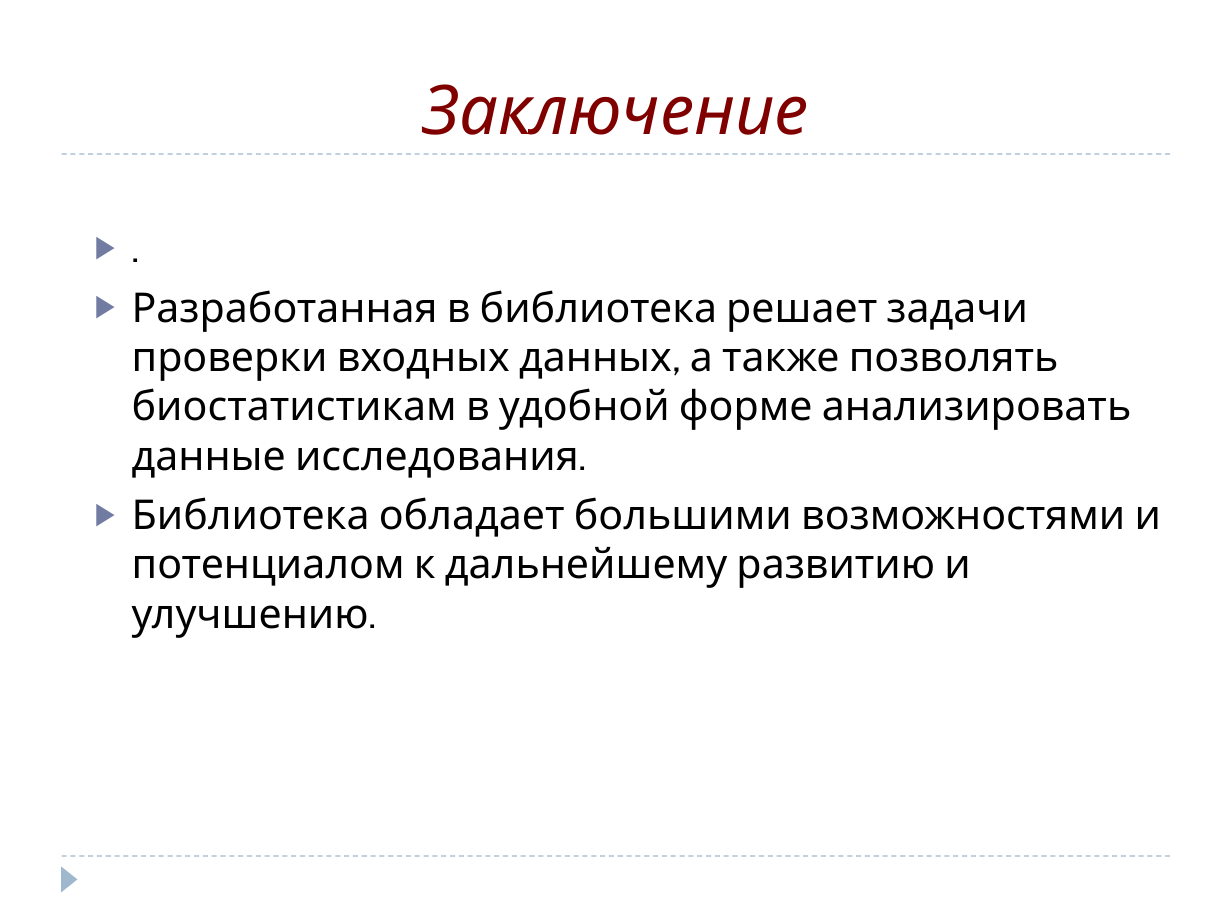
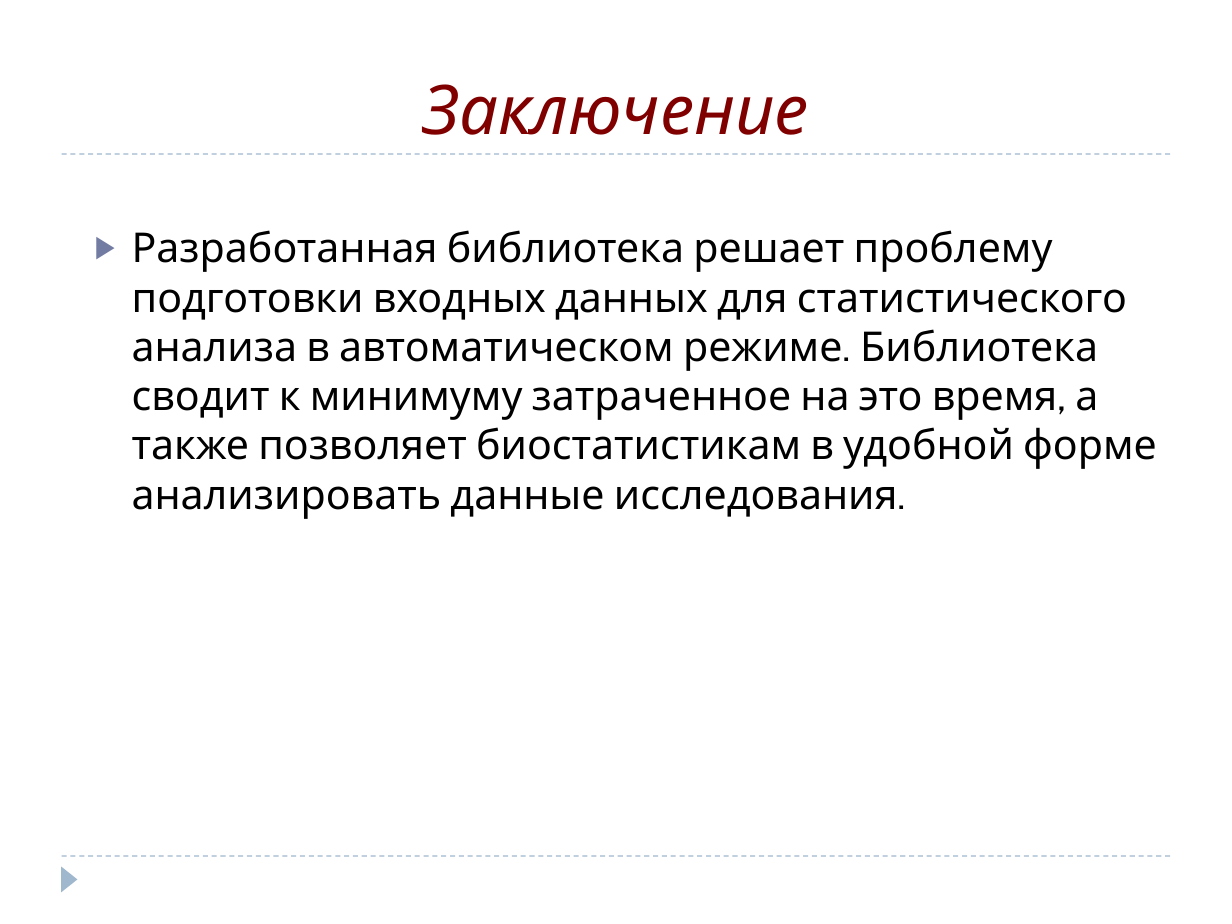
Before and after one commit to SophieKoshkareva/Article, a slide deck: slide 15 of Diploma_Koshkareva.pptx (slide 14 before the commit). Drawn at 1232x924 pixels with LibreOffice and Linux fonts; fonts in the diff are those of the drawing. Boxes give left, top, right and bottom in pixels: in the first picture for what was removed or moved away, otherwise in the second. Text is boxed around its words. In the diff, an @@ line names an element or a change of style, - is before the commit and + after.

```diff
--- a/Diploma_Koshkareva.pptx
+++ b/Diploma_Koshkareva.pptx
@@ text at <box>132,230,1157,519</box>: text changed @@
-▶ .
-▶ Разработанная в библиотека решает задачи проверки входных данных, а также позволять биостатистикам в удобной форме анализировать данные исследования.
-▶ Библиотека обладает большими возможностями и потенциалом к дальнейшему развитию и улучшению.
+▶ Разработанная библиотека решает проблему подготовки входных данных для статистического анализа в автоматическом режиме. Библиотека сводит к минимуму затраченное на это время, а также позволяет биостатистикам в удобной форме анализировать данные исследования.
```
Also in this commit, not shown: 2 other slides changed, 4 slides added, 3 slides removed, 1 other file.
